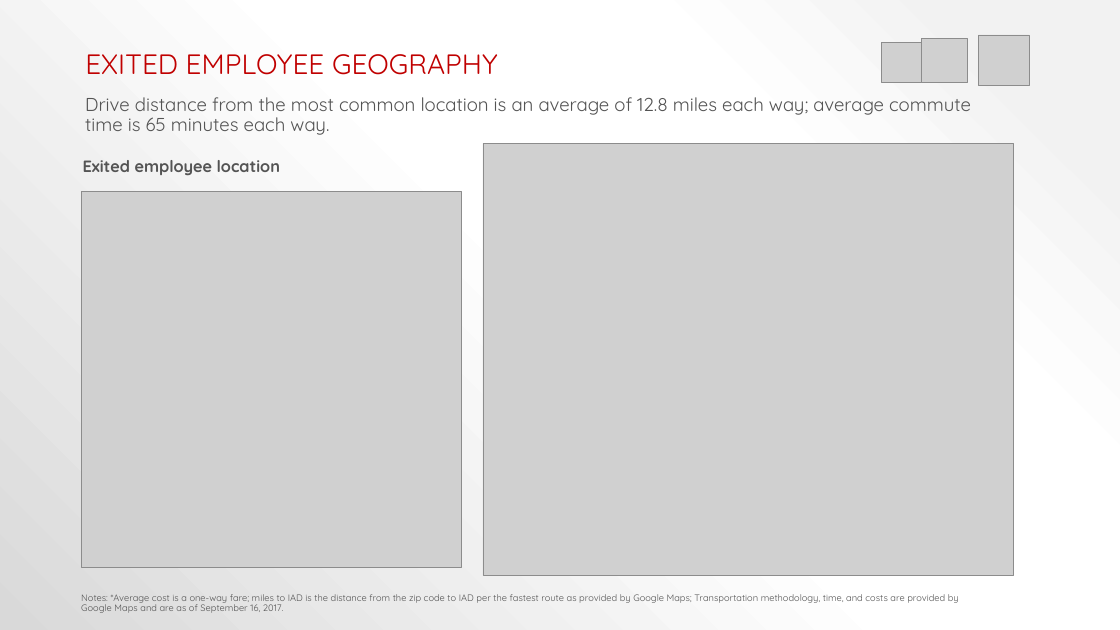
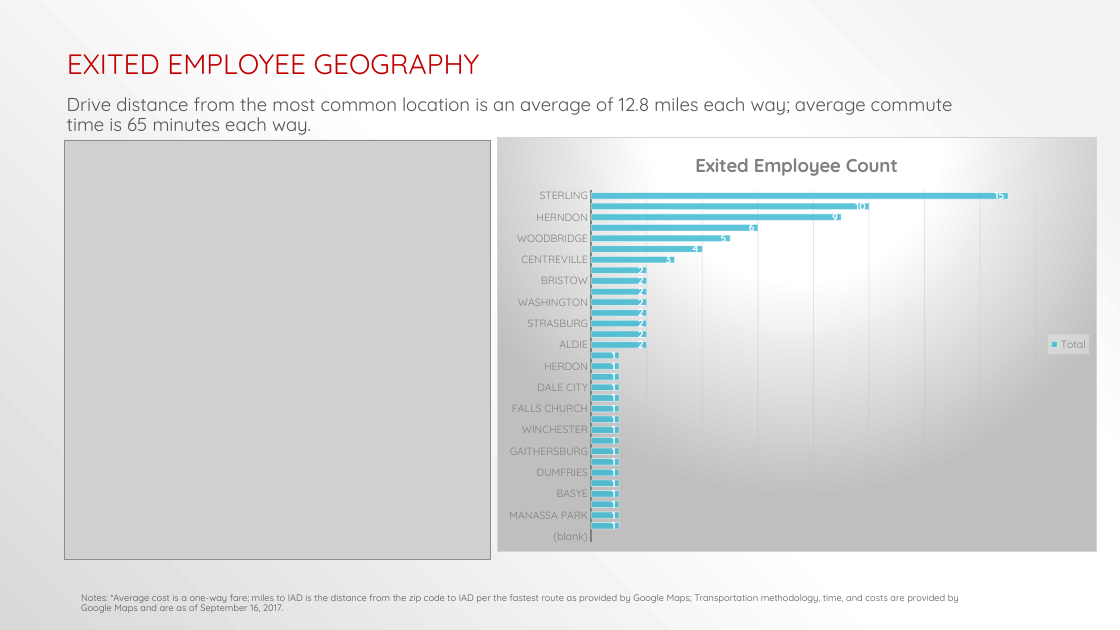
Before and after one commit to kirundar/KM-Airlines, a slide deck: slide 13 of Turnover Analysis IAD.pptx (slide 16 before the commit). Drawn at 1120x630 pixels with LibreOffice and Linux fonts; fonts in the diff are those of the drawing; grey boxes stand for pictures. Boxes give left, top, right and bottom in pixels: in the first picture for what was removed or moved away, otherwise in the second. Text is boxed around its words. In the diff, an @@ line names an element or a change of style, - is before the commit and + after.

```diff
--- a/Turnover Analysis IAD.pptx
+++ b/Turnover Analysis IAD.pptx
@@ title "EXITED EMPLOYEE GEOGRAPHY" moved from (x1=85, y1=54, x2=498, y2=75) to (x1=67, y1=54, x2=480, y2=75) @@
@@ picture removed at (x1=881, y1=43, x2=928, y2=83) @@
@@ picture removed at (x1=922, y1=39, x2=968, y2=82) @@
@@ picture removed at (x1=978, y1=35, x2=1029, y2=87) @@
@@ text "Drive distance from the most ..." moved from (x1=85, y1=97, x2=971, y2=135) to (x1=67, y1=97, x2=953, y2=135) @@
@@ picture resized from (x1=82, y1=192, x2=462, y2=567) to (x1=65, y1=140, x2=491, y2=560) @@
@@ picture removed at (x1=483, y1=144, x2=1013, y2=576) @@
@@ bar chart added at (x1=497, y1=137, x2=1096, y2=552) @@
+title "Exited Employee Count "
+categories: (blank), JESSUP, MANASSA PARK, MARTINSBURG, BASYE, NORTH POTOMAC, DUMFRIES, OAK HILL, GAITHERSBURG, RESTON, WINCHESTER, REYNOLDSBURG, FALLS CHURCH, RIVERDALE, DALE CITY, SPRINGFIELD, HERDON, WHITE PLAINS, ALDIE, CHANTILLY, STRASBURG, ARLINGTON, WASHINGTON, ALEXANDRIA, BRISTOW, Fairfax, CENTREVILLE, LEESBURG, WOODBRIDGE, MANASSAS, HERNDON, ASHBURN, STERLING
+Total: -, 1, 1, 1, 1, 1, 1, 1, 1, 1, 1, 1, 1, 1, 1, 1, 1, 1, 2, 2, 2, 2, 2, 2, 2, 2, 3, 4, 5, 6, 9, 10, 15
@@ text removed at (x1=83, y1=160, x2=280, y2=175) @@
-Exited employee location
```
Also in this commit, not shown: 9 other slides changed, 7 slides added, 17 slides removed, 14 other files.
